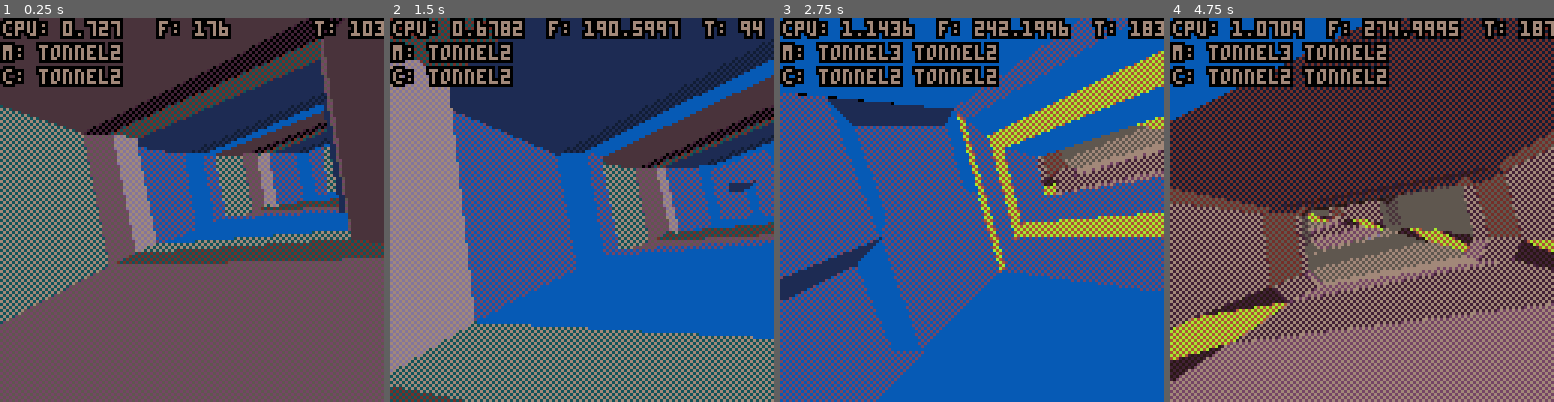
Above: before the commit, frames 1-4 (left to right).
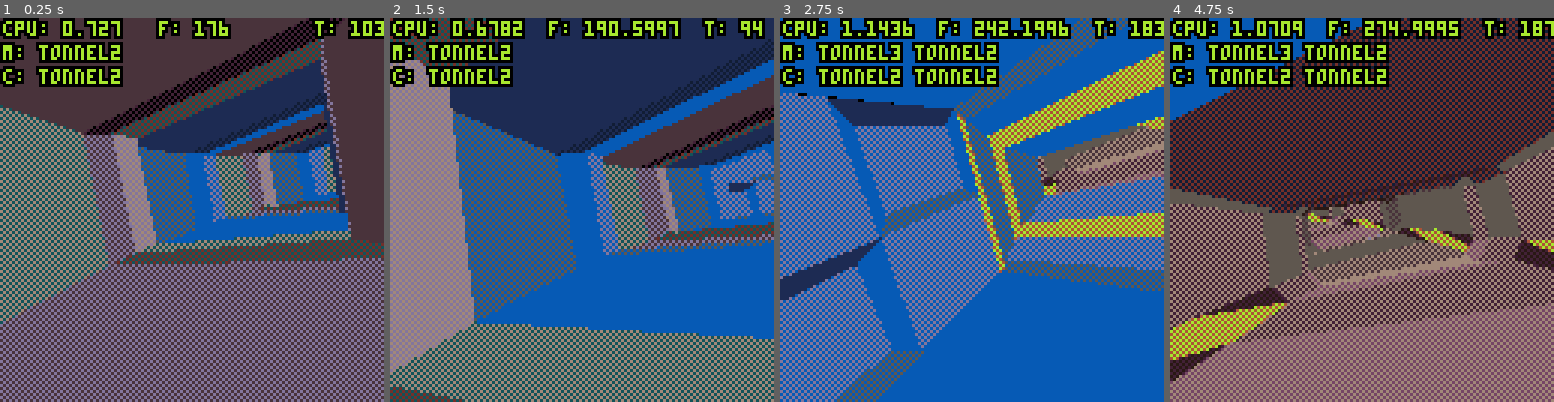
Above: after the commit, the same moments.

Repository: Megus/piconiccc
Game: PICO-8 cartridge pico8/piconiccc.p8
The game is run twice, just before and just after one commit, with the same random seed, the same clock (stepped at 60 frames per second) and the same inputs.
Inputs:
- Up to frame 1 (0.25 s): no input
- Up to frame 2 (1.5 s): no input
- Up to frame 3 (2.75 s): hold Right 1.6-2.1 s; hold Right from 2.47 s (still down)
- Up to frame 4 (4.75 s): release Right at 3.03 s; hold Left 3.08-3.58 s; hold Right 4.02-4.68 s

The runs differ from the first frame. In frame 1, 41% of the frame differs, in the area x 0-100%, y 0-100%; in frame 2, 7.6%; in frame 3, 20%; in frame 4, 27%.

Commit message:
Better color converting system

Diff:
--- a/pico8/colors.lua
+++ b/pico8/colors.lua
@@ -1,4 +1,4 @@
 colors = {
-palette = {1,4,5,13,128,129,130,131,132,133,134,136,138,140,141},
+palette = {129,128,1,130,133,131,132,140,136,141,5,4,13,134,138},
 colors = {},
 }
--- a/pico8/main.lua
+++ b/pico8/main.lua
@@ -44,7 +44,7 @@
     end
   end
 
-  local pcol = 11
+  local pcol = 15
   oprint("cpu: " .. stat(1), 0, 0, pcol)
   oprint("f: " .. frame, 52, 0, pcol)
   oprint(models, 0, 8, pcol)
Not shown, changed: 82 lines of the sprite sheet (__gfx__) section of pico8/piconiccc.p8
Not shown, changed: buildsystem/palette_builder.js
